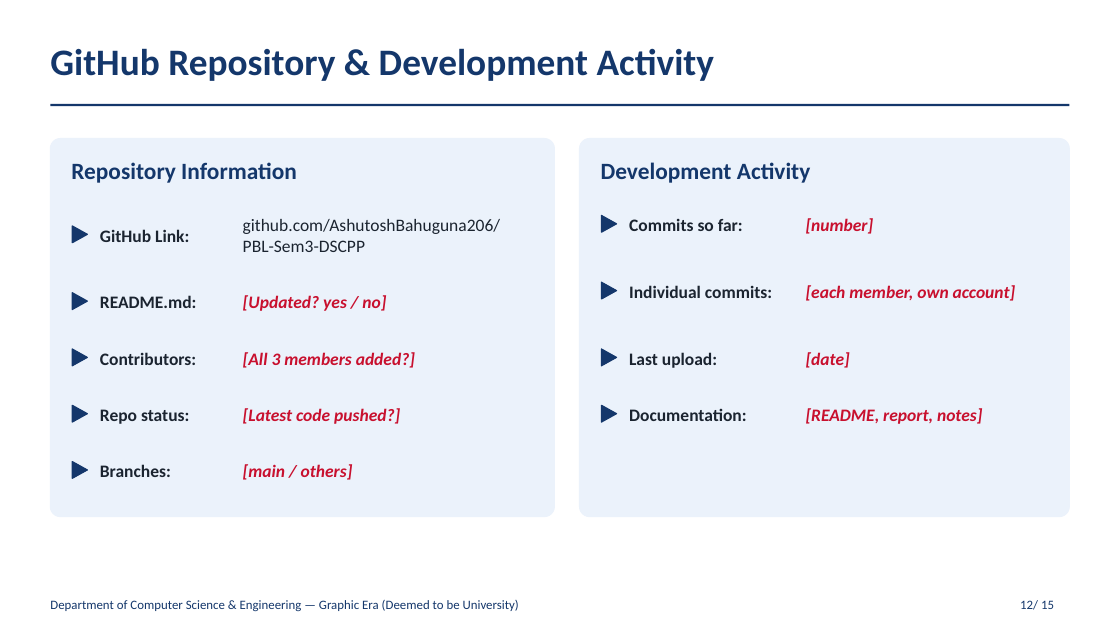
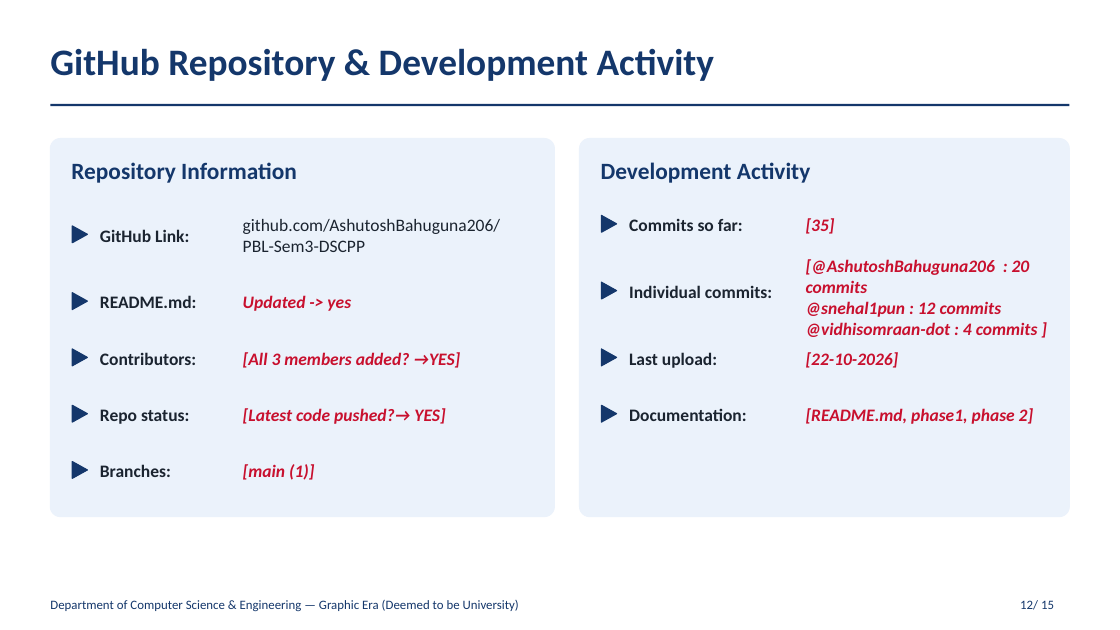
Before and after one commit to AshutoshBahuguna206/PBL-Sem3-DSCPP-, a slide deck: slide 12 of Phase2/detectives_dossier_phase2.pptx. Drawn at 1120x630 pixels with LibreOffice and Linux fonts; fonts in the diff are those of the drawing; background and template pictures are left out. Boxes give left, top, right and bottom in pixels: in the first picture for what was removed or moved away, otherwise in the second. Text is boxed around its words. In the diff, an @@ line names an element or a change of style, - is before the commit and + after.

```diff
--- a/Phase2/detectives_dossier_phase2.pptx
+++ b/Phase2/detectives_dossier_phase2.pptx
@@ text at <box>806,218,835,234</box>: text changed @@
-[number]
+[35]
@@ text at <box>806,259,1038,337</box>: text changed @@
-[each member, own account]
+[@AshutoshBahuguna206 : 20 commits
+@snehal1pun : 12 commits
+@vidhisomraan-dot : 4 commits ]
@@ text at <box>243,295,351,311</box>: text changed @@
-[Updated? yes / no]
+Updated -> yes
@@ text at <box>243,352,460,368</box>: text changed @@
-[All 3 members added?]
+[All 3 members added? →YES]
@@ text at <box>806,352,899,368</box>: text changed @@
-[date]
+[22-10-2026]
@@ text at <box>243,408,445,424</box>: text changed @@
-[Latest code pushed?]
+[Latest code pushed?→ YES]
@@ text at <box>806,408,1034,424</box>: text changed @@
-[README, report, notes]
+[README.md, phase1, phase 2]
@@ text at <box>243,464,314,480</box>: text changed @@
-[main / others]
+[main (1)]
```
Also in this commit, not shown: 5 other slides changed.
